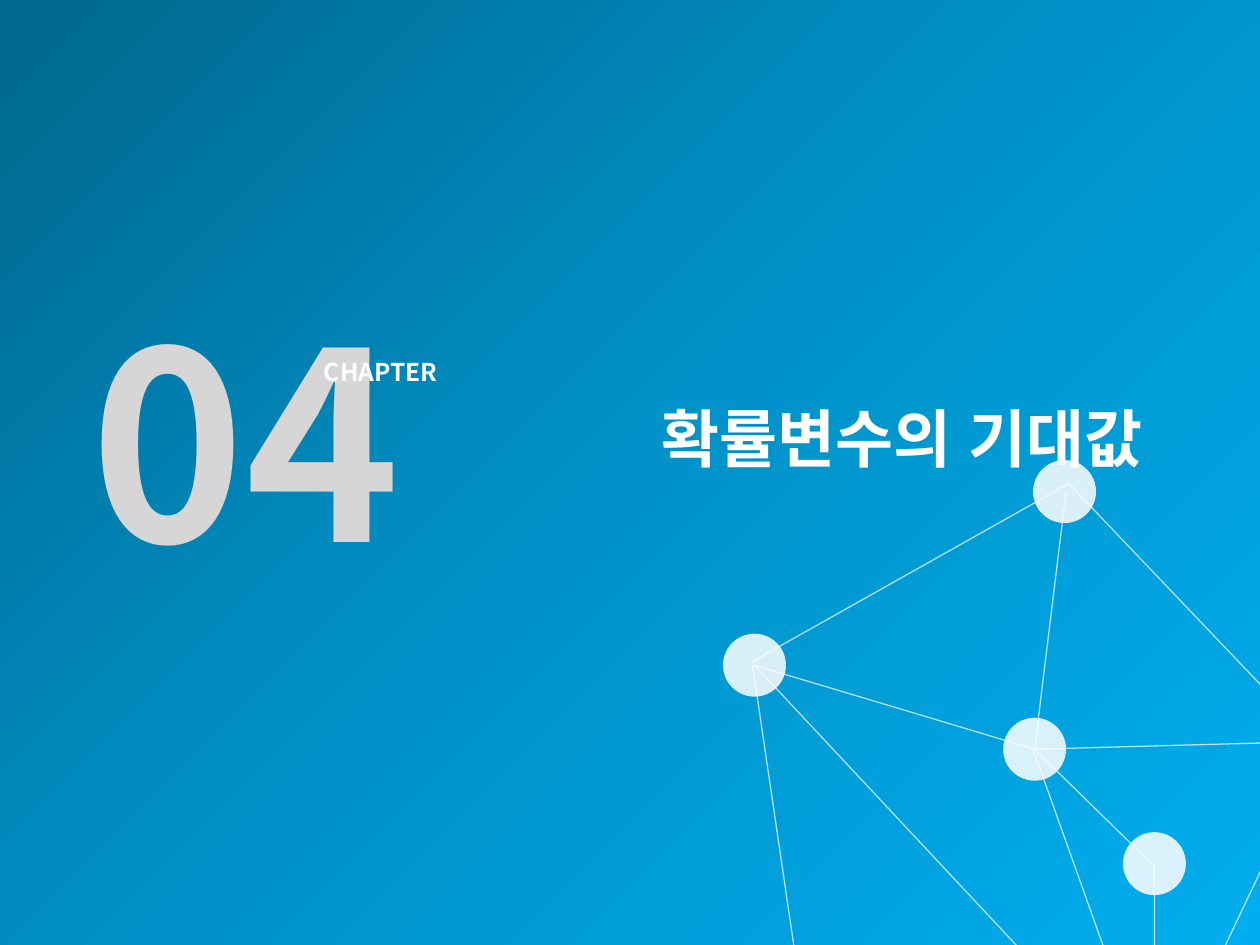
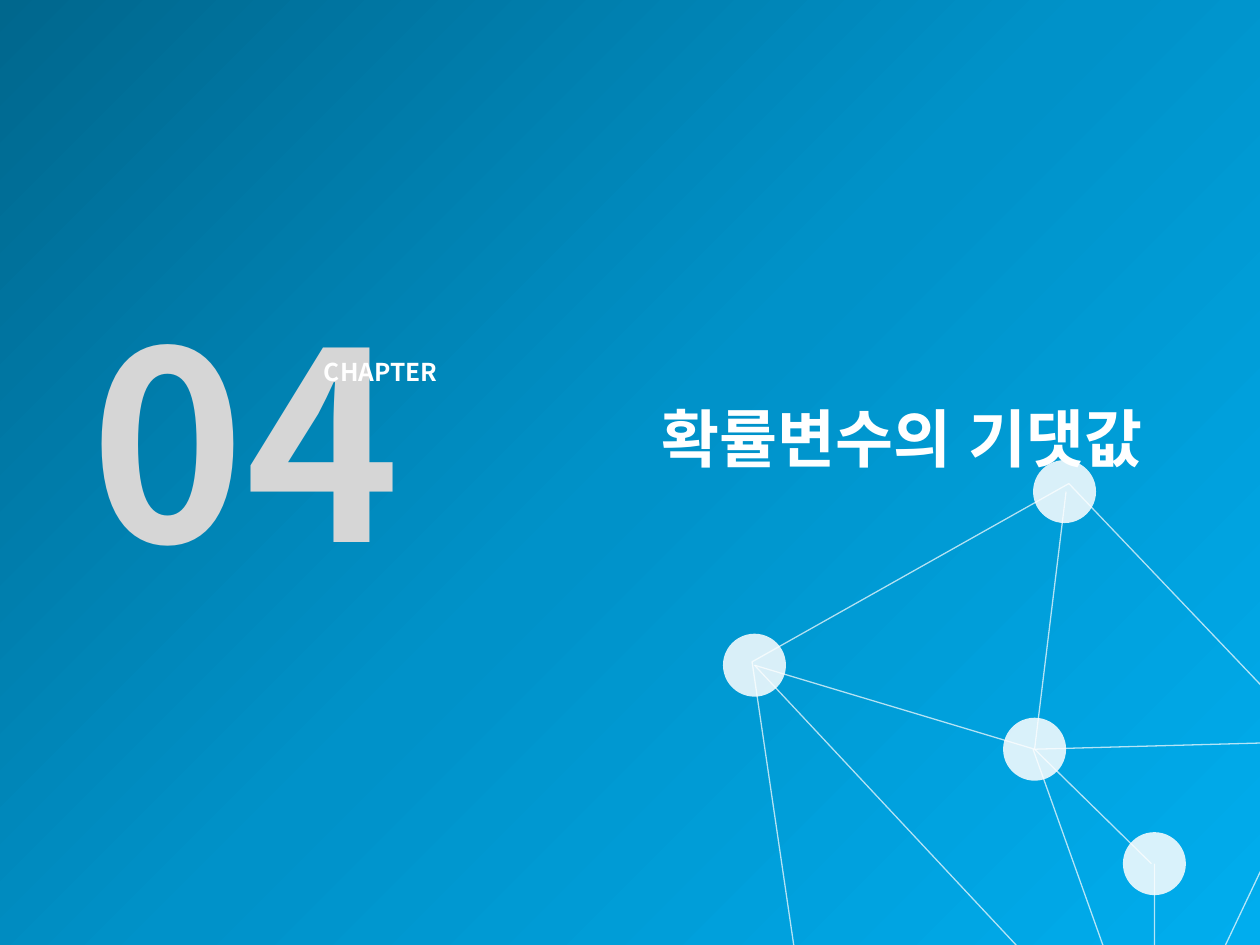
Before and after one commit to misdb/statistics, a slide deck: slide 1 of .gitbook/assets/chapter-04-2-kor.pptx. Drawn at 1260x945 pixels with LibreOffice and Linux fonts; fonts in the diff are those of the drawing; background and template pictures are left out. Boxes give left, top, right and bottom in pixels: in the first picture for what was removed or moved away, otherwise in the second. Text is boxed around its words. In the diff, an @@ line names an element or a change of style, - is before the commit and + after.

```diff
--- a/.gitbook/assets/chapter-04-2-kor.pptx
+++ b/.gitbook/assets/chapter-04-2-kor.pptx
@@ title at bbox=[661, 408, 1143, 477]: text changed @@
-확률변수의 기대값
+확률변수의 기댓값
```
Also in this commit, not shown: 12 other files.
